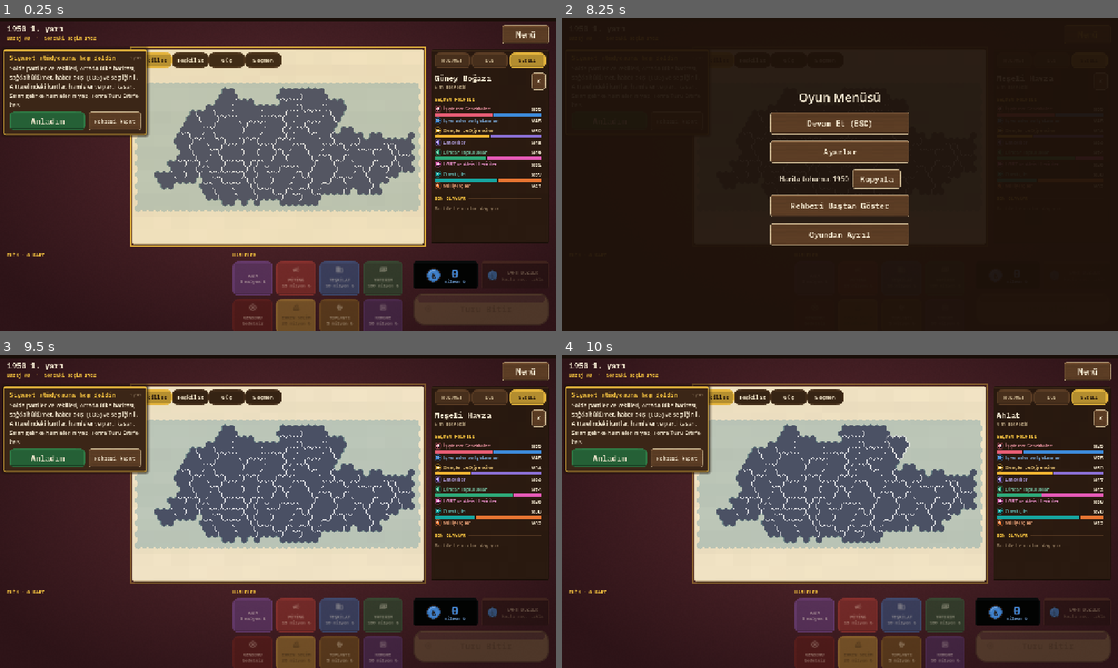
Above: before the commit, frames 1-4 (two rows, left to right).
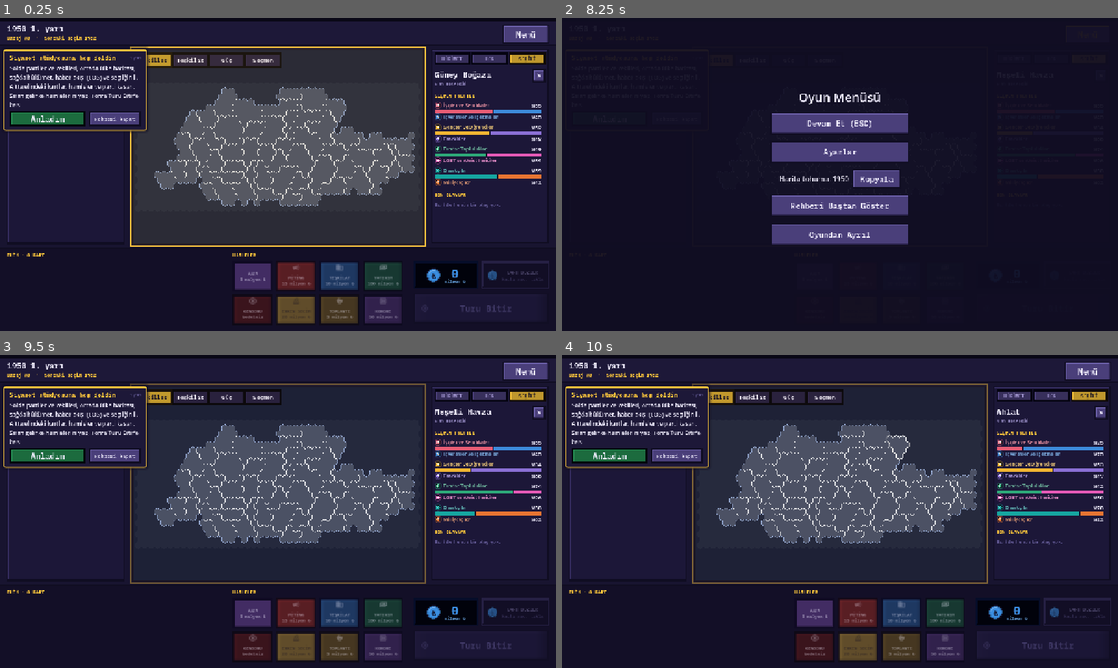
Above: after the commit, the same moments.

Repository: TriQue06/siyaset_oyunu_test_experimental
Game: Godot game, scene res://scenes/GameScreen.tscn
The game is run twice, just before and just after one commit, with the same random seed, the same clock (stepped at 60 frames per second) and the same inputs. This scene is started directly instead of the project's main scene. Sound files missing from this copy of the repository are replaced by a short silence.
Inputs (mouse positions are in pixels of both pictures, inside the frame that each line leads up to):
- Up to frame 1 (0.25 s): no input
- Up to frame 2 (8.25 s): tap Enter at 0.5 s; move the mouse to (962, 158) at 0.52 s; hold Right 0.53-1.25 s; click (962, 158) at 0.67 s; drag from (728, 190) to (812, 237) at 1.27 s; move the mouse to (895, 105) at 2.02 s; hold Right 2.03-2.75 s; click (895, 105) at 2.17 s; drag from (812, 237) to (673, 127) at 2.77 s; move the mouse to (1006, 221) at 3.52 s; hold Left 3.53-4.25 s; click (1006, 221) at 3.67 s; drag from (673, 127) to (756, 96) at 4.27 s; move the mouse to (867, 174) at 5.02 s; hold Left 5.03-5.75 s; click (867, 174) at 5.17 s; drag from (756, 96) to (728, 190) at 5.77 s; move the mouse to (962, 158) at 6.52 s; hold Right 6.53-7.25 s; click (962, 158) at 6.67 s; drag from (728, 190) to (812, 237) at 7.27 s; click "Menü" at 8 s
- Up to frame 3 (9.5 s): click "Devam Et (ESC)" at 8.75 s
- Up to frame 4 (10 s): move the mouse to (895, 442) at 9.52 s; hold Left from 9.53 s (still down); click (895, 442) at 9.67 s

The runs differ from the first frame. In frame 1, 82% of the frame differs, in the area x 0-100%, y 1-100%; in frame 2, 30%; in frame 3, 81%; in frame 4, 81%.

Commit message:
Sürüm 0.0.177: oyun masası teması geri alındı, haber stüdyosu tasarımına dönüldü (kod 0.0.175 ile aynı)
This reverts commit 27f38a9.

Co-Authored-By: Claude Opus 5.5 <noreply@anthropic.com>

Diff:
--- a/siyaset-oyunu/assets/ui/main_theme.tres
+++ b/siyaset-oyunu/assets/ui/main_theme.tres
@@ -17,10 +17,10 @@
 
 [sub_resource type="StyleBoxTexture" id="SB_normal"]
 texture = ExtResource("1")
-texture_margin_left = 10.0
-texture_margin_top = 10.0
-texture_margin_right = 10.0
-texture_margin_bottom = 10.0
+texture_margin_left = 5.0
+texture_margin_top = 5.0
+texture_margin_right = 5.0
+texture_margin_bottom = 5.0
 content_margin_left = 18.0
 content_margin_top = 10.0
 content_margin_right = 18.0
@@ -28,10 +28,10 @@
 
 [sub_resource type="StyleBoxTexture" id="SB_hover"]
 texture = ExtResource("2")
-texture_margin_left = 10.0
-texture_margin_top = 10.0
-texture_margin_right = 10.0
-texture_margin_bottom = 10.0
+texture_margin_left = 5.0
+texture_margin_top = 5.0
+texture_margin_right = 5.0
+texture_margin_bottom = 5.0
 content_margin_left = 18.0
 content_margin_top = 10.0
 content_margin_right = 18.0
@@ -39,10 +39,10 @@
 
 [sub_resource type="StyleBoxTexture" id="SB_pressed"]
 texture = ExtResource("3")
-texture_margin_left = 10.0
-texture_margin_top = 10.0
-texture_margin_right = 10.0
-texture_margin_bottom = 10.0
+texture_margin_left = 5.0
+texture_margin_top = 5.0
+texture_margin_right = 5.0
+texture_margin_bottom = 5.0
 content_margin_left = 18.0
 content_margin_top = 11.0
 content_margin_right = 18.0
@@ -50,10 +50,10 @@
 
 [sub_resource type="StyleBoxTexture" id="SB_disabled"]
 texture = ExtResource("4")
-texture_margin_left = 10.0
-texture_margin_top = 10.0
-texture_margin_right = 10.0
-texture_margin_bottom = 10.0
+texture_margin_left = 5.0
+texture_margin_top = 5.0
+texture_margin_right = 5.0
+texture_margin_bottom = 5.0
 content_margin_left = 18.0
 content_margin_top = 10.0
 content_margin_right = 18.0
@@ -61,10 +61,10 @@
 
 [sub_resource type="StyleBoxTexture" id="SB_panel"]
 texture = ExtResource("5")
-texture_margin_left = 10.0
-texture_margin_top = 10.0
-texture_margin_right = 10.0
-texture_margin_bottom = 10.0
+texture_margin_left = 5.0
+texture_margin_top = 5.0
+texture_margin_right = 5.0
+texture_margin_bottom = 5.0
 content_margin_left = 14.0
 content_margin_top = 14.0
 content_margin_right = 14.0
@@ -72,10 +72,10 @@
 
 [sub_resource type="StyleBoxTexture" id="SB_slot"]
 texture = ExtResource("6")
-texture_margin_left = 10.0
-texture_margin_top = 10.0
-texture_margin_right = 10.0
-texture_margin_bottom = 10.0
+texture_margin_left = 5.0
+texture_margin_top = 5.0
+texture_margin_right = 5.0
+texture_margin_bottom = 5.0
 content_margin_left = 12.0
 content_margin_top = 8.0
 content_margin_right = 12.0
@@ -83,22 +83,22 @@
 
 [sub_resource type="StyleBoxTexture" id="SB_rule"]
 texture = ExtResource("8")
-modulate_color = Color(0.353, 0.235, 0.141, 1)
+modulate_color = Color(0.29, 0.247, 0.478, 1)
 
 [sub_resource type="StyleBoxTexture" id="SB_bar"]
 texture = ExtResource("9")
-texture_margin_left = 6.0
-texture_margin_top = 6.0
-texture_margin_right = 6.0
-texture_margin_bottom = 6.0
+texture_margin_left = 2.0
+texture_margin_top = 2.0
+texture_margin_right = 2.0
+texture_margin_bottom = 2.0
 
 [sub_resource type="StyleBoxTexture" id="SB_grabber"]
 texture = ExtResource("8")
-modulate_color = Color(0.353, 0.235, 0.141, 1)
+modulate_color = Color(0.29, 0.247, 0.478, 1)
 
 [sub_resource type="StyleBoxTexture" id="SB_grabber_hl"]
 texture = ExtResource("8")
-modulate_color = Color(0.894, 0.706, 0.235, 1)
+modulate_color = Color(1, 0.788, 0.235, 1)
 
 [resource]
 default_font_size = 16
@@ -124,11 +124,11 @@
 VScrollBar/styles/grabber_highlight = SubResource("SB_grabber_hl")
 VScrollBar/styles/grabber_pressed = SubResource("SB_grabber_hl")
 
-Button/colors/font_color = Color(0.961, 0.918, 0.824, 1)
-Button/colors/font_hover_color = Color(0.894, 0.706, 0.235, 1)
-Button/colors/font_pressed_color = Color(0.894, 0.706, 0.235, 1)
-Button/colors/font_focus_color = Color(0.961, 0.918, 0.824, 1)
-Button/colors/font_disabled_color = Color(0.541, 0.451, 0.345, 1)
+Button/colors/font_color = Color(0.949, 0.937, 1, 1)
+Button/colors/font_hover_color = Color(1, 0.788, 0.235, 1)
+Button/colors/font_pressed_color = Color(1, 0.788, 0.235, 1)
+Button/colors/font_focus_color = Color(0.949, 0.937, 1, 1)
+Button/colors/font_disabled_color = Color(0.42, 0.384, 0.627, 1)
 Button/fonts/font = ExtResource("7")
 Button/font_sizes/font_size = 18
 Button/styles/disabled = SubResource("SB_disabled")
@@ -137,16 +137,16 @@
 Button/styles/normal = SubResource("SB_normal")
 Button/styles/pressed = SubResource("SB_pressed")
 
-Label/colors/font_color = Color(0.961, 0.918, 0.824, 1)
+Label/colors/font_color = Color(0.949, 0.937, 1, 1)
 Label/font_sizes/font_size = 16
 
 Panel/styles/panel = SubResource("SB_panel")
 PanelContainer/styles/panel = SubResource("SB_panel")
 
-LineEdit/colors/font_color = Color(0.961, 0.918, 0.824, 1)
-LineEdit/colors/font_placeholder_color = Color(0.541, 0.451, 0.345, 1)
-LineEdit/colors/caret_color = Color(0.894, 0.706, 0.235, 1)
-LineEdit/colors/selection_color = Color(0.353, 0.235, 0.141, 1)
+LineEdit/colors/font_color = Color(0.949, 0.937, 1, 1)
+LineEdit/colors/font_placeholder_color = Color(0.42, 0.384, 0.627, 1)
+LineEdit/colors/caret_color = Color(1, 0.788, 0.235, 1)
+LineEdit/colors/selection_color = Color(0.29, 0.247, 0.478, 1)
 LineEdit/fonts/font = ExtResource("7")
 LineEdit/font_sizes/font_size = 18
 LineEdit/styles/normal = SubResource("SB_slot")
--- a/siyaset-oyunu/project.godot
+++ b/siyaset-oyunu/project.godot
@@ -11,7 +11,7 @@
 [application]
 
 config/name="Siyaset Oyunu"
-config/version="0.0.176"
+config/version="0.0.177"
 run/main_scene="res://scenes/Lobby.tscn"
 config/quit_on_go_back=false
 config/features=PackedStringArray("4.7", "Forward Plus")
--- a/siyaset-oyunu/scenes/GameScreen.tscn
+++ b/siyaset-oyunu/scenes/GameScreen.tscn
@@ -38,7 +38,7 @@
 grow_horizontal = 2
 grow_vertical = 2
 mouse_filter = 2
-color = Color(0.227, 0.102, 0.122, 1)
+color = Color(0.094, 0.078, 0.188, 1)
 
 [node name="MapHolder" parent="." unique_id=1009808577 instance=ExtResource("3")]
 unique_name_in_owner = true
--- a/siyaset-oyunu/scenes/GovernmentFormation.tscn
+++ b/siyaset-oyunu/scenes/GovernmentFormation.tscn
@@ -38,7 +38,7 @@
 layout_mode = 2
 theme_override_font_sizes/font_size = 24
 theme_override_fonts/font = ExtResource("99")
-theme_override_colors/font_color = Color(0.894, 0.706, 0.235, 1)
+theme_override_colors/font_color = Color(1, 0.788, 0.235, 1)
 text = "Hükümet Kurma Görevi"
 
 [node name="InfoLabel" type="Label" parent="Margin/VBox"]
--- a/siyaset-oyunu/scenes/PartySetup.tscn
+++ b/siyaset-oyunu/scenes/PartySetup.tscn
@@ -23,7 +23,7 @@
 anchor_bottom = 1.0
 grow_horizontal = 2
 grow_vertical = 2
-color = Color(0.227, 0.102, 0.122, 1)
+color = Color(0.094, 0.078, 0.188, 1)
 
 [node name="TopBar" type="Control" parent="." unique_id=1133533483]
 layout_mode = 1
@@ -39,7 +39,7 @@
 anchor_bottom = 1.0
 grow_horizontal = 2
 grow_vertical = 2
-color = Color(0.165, 0.102, 0.063, 1)
+color = Color(0.11, 0.09, 0.22, 1)
 
 [node name="TitleLabel" type="Label" parent="TopBar" unique_id=1439790902]
 unique_name_in_owner = true
@@ -54,7 +54,7 @@
 grow_vertical = 2
 theme_override_font_sizes/font_size = 26
 theme_override_fonts/font = ExtResource("99")
-theme_override_colors/font_color = Color(0.894, 0.706, 0.235, 1)
+theme_override_colors/font_color = Color(1, 0.788, 0.235, 1)
 text = "PARTİNİ KUR"
 vertical_alignment = 1
 
@@ -145,7 +145,7 @@
 anchor_bottom = 1.0
 grow_horizontal = 2
 grow_vertical = 2
-color = Color(0.165, 0.102, 0.063, 1)
+color = Color(0.11, 0.09, 0.22, 1)
 
 [node name="Margin" type="MarginContainer" parent="RightPanel" unique_id=321717466]
 layout_mode = 1
--- a/siyaset-oyunu/scenes/RoomLobby.tscn
+++ b/siyaset-oyunu/scenes/RoomLobby.tscn
@@ -20,7 +20,7 @@
 anchor_bottom = 1.0
 grow_horizontal = 2
 grow_vertical = 2
-color = Color(0.227, 0.102, 0.122, 1)
+color = Color(0.094, 0.078, 0.188, 1)
 
 [node name="SettingsButton" type="Button" parent="." unique_id=991531772]
 unique_name_in_owner = true
@@ -134,7 +134,7 @@
 anchor_bottom = 1.0
 grow_horizontal = 2
 grow_vertical = 2
-color = Color(0.227, 0.102, 0.122, 1)
+color = Color(0.094, 0.078, 0.188, 1)
 
 [node name="Margin" type="MarginContainer" parent="SettingsSidePanel" unique_id=1097474865]
 layout_mode = 1
--- a/siyaset-oyunu/scenes/SettingsOverlay.tscn
+++ b/siyaset-oyunu/scenes/SettingsOverlay.tscn
@@ -42,7 +42,7 @@
 anchor_bottom = 1.0
 grow_horizontal = 2
 grow_vertical = 2
-color = Color(0.227, 0.102, 0.122, 1)
+color = Color(0.094, 0.078, 0.188, 1)
 
 [node name="CenterBox" type="VBoxContainer" parent="FullScreenPanel"]
 layout_mode = 1
--- a/siyaset-oyunu/scripts/economy_panel.gd
+++ b/siyaset-oyunu/scripts/economy_panel.gd
@@ -18,8 +18,8 @@
 
 signal tax_policy_requested
 
-const TILE_BG := Color("2E1D12")
-const TILE_BORDER := Color("6B4A2E")
+const TILE_BG := Color("15112b")
+const TILE_BORDER := Color("3f3775")
 const TAX_COLORS := [UiTheme.GREEN, UiTheme.GOLD, UiTheme.RED]
 const CAPTION_SIZE := 9
 const VALUE_SIZE := 14
@@ -538,7 +538,7 @@
 	button.size_flags_horizontal = Control.SIZE_EXPAND_FILL
 	for state in ["normal", "hover", "pressed", "disabled"]:
 		var style := StyleBoxFlat.new()
-		style.bg_color = Color(color, 0.16) if is_current else (Color("5A3C24") if state == "hover" and not is_current else TILE_BG)
+		style.bg_color = Color(color, 0.16) if is_current else (Color("2a2350") if state == "hover" and not is_current else TILE_BG)
 		style.border_color = color if is_current else (UiTheme.TEXT if is_selected else TILE_BORDER)
 		style.set_border_width_all(2 if is_current or is_selected else 1)
 		style.border_width_top = 4 if is_current or is_selected else 1
@@ -753,7 +753,7 @@
 	var card := PanelContainer.new()
 	card.mouse_filter = Control.MOUSE_FILTER_STOP
 	var style := StyleBoxFlat.new()
-	style.bg_color = Color("2E1D12")
+	style.bg_color = Color("15112b")
 	style.border_color = color
 	style.set_border_width_all(2)
 	style.border_width_left = 6
--- a/siyaset-oyunu/scripts/game_screen.gd
+++ b/siyaset-oyunu/scripts/game_screen.gd
@@ -524,8 +524,8 @@
 	_fit_hand_width(CardManager.my_inventory().size())
 	_place_desk_labels()
 
-const DESK_COLOR := Color("2A1A10")
-const STRIP_BG := Color("2A1A10")
+const DESK_COLOR := Color("130f27")
+const STRIP_BG := Color("130f27")
 var _desk_labels: Dictionary = {}
 var _date_chip: PanelContainer
 var _date_label: Label
@@ -613,7 +613,7 @@
 	if _strip_bg == null:
 		_strip_bg = Panel.new()
 		var strip_style := StyleBoxFlat.new()
-		strip_style.bg_color = Color("3B2617")
+		strip_style.bg_color = Color("1d1838")
 		strip_style.border_color = UiTheme.INK
 		strip_style.border_width_bottom = 2
 		_strip_bg.add_theme_stylebox_override("panel", strip_style)
@@ -674,40 +674,17 @@
 	_set_rect(panel, _r(R_ACTIONS))
 
 ## Harita alanının zemini (harita bunun ortasına oturur).
-## OYUN MASASI: ekranın zemini bordo keçe (assets/ui/board_felt.png), harita
-## masaya serilmiş krem bir KÂĞIT PAFTANIN üstünde (gölgeli).
-const BOARD_FELT := "res://assets/ui/board_felt.png"
-const BOARD_PAPER := "res://assets/ui/board_paper.png"
-var _felt_bg: TextureRect
-var _map_shadow: Panel
-
-func _ensure_felt() -> void:
-	if _felt_bg != null:
-		return
-	_felt_bg = TextureRect.new()
-	_felt_bg.texture = load(BOARD_FELT)
-	_felt_bg.expand_mode = TextureRect.EXPAND_IGNORE_SIZE
-	_felt_bg.stretch_mode = TextureRect.STRETCH_SCALE
-	_felt_bg.texture_filter = CanvasItem.TEXTURE_FILTER_LINEAR
-	_felt_bg.mouse_filter = Control.MOUSE_FILTER_IGNORE
-	_felt_bg.set_anchors_preset(Control.PRESET_FULL_RECT)
-	add_child(_felt_bg)
-	move_child(_felt_bg, 1)
-
 func _ensure_map_bg(rect: Rect2) -> void:
-	_ensure_felt()
 	if _map_bg == null:
-		_map_shadow = Panel.new()
-		_map_shadow.add_theme_stylebox_override("panel", UiSkin.color_box(Color(0, 0, 0, 0.35), UiSkin.PANEL))
-		_map_shadow.mouse_filter = Control.MOUSE_FILTER_IGNORE
-		add_child(_map_shadow)
-		move_child(_map_shadow, 2)
 		_map_bg = Panel.new()
-		_map_bg.add_theme_stylebox_override("panel", UiSkin.stylebox(BOARD_PAPER, 8))
+		var style := StyleBoxFlat.new()
+		style.bg_color = Color("141a36")
+		style.border_color = UiTheme.INK
+		style.set_border_width_all(2)
+		_map_bg.add_theme_stylebox_override("panel", style)
 		_map_bg.mouse_filter = Control.MOUSE_FILTER_IGNORE
 		add_child(_map_bg)
-		move_child(_map_bg, 3)
-	_set_rect(_map_shadow, Rect2(rect.position + Vector2(5, 7), rect.size))
+		move_child(_map_bg, 1)
 	_set_rect(_map_bg, rect)
 
 ## YAYIN BANDI: kırmızı CANLI rozeti, "SİYASET GÜNDEMİ" ve altında tarih /
@@ -760,7 +737,7 @@
 		add_child(_band_crisis)
 		_band_turn = PanelContainer.new()
 		var turn_style := StyleBoxFlat.new()
-		turn_style.bg_color = Color("5A3C24")
+		turn_style.bg_color = Color("2a2350")
 		turn_style.border_color = UiTheme.GOLD
 		turn_style.set_border_width_all(2)
 		turn_style.content_margin_left = 8
@@ -776,7 +753,7 @@
 		# SÜRE ŞERİDİ: ekranın en üstünde, sırası gelenin renginde, süre
 		# azaldıkça soldan sağa uzar (dolunca süre biter).
 		_timer_bar_bg = ColorRect.new()
-		_timer_bar_bg.color = Color("1A0F09")
+		_timer_bar_bg.color = Color("0a0816")
 		_timer_bar_bg.mouse_filter = Control.MOUSE_FILTER_IGNORE
 		_timer_bar_bg.z_index = 7
 		add_child(_timer_bar_bg)
@@ -825,14 +802,14 @@
 	style.content_margin_bottom = 0
 	if crisis != "":
 		var data := CardPresets.crisis_data(crisis)
-		style.bg_color = Color("5A1A14")
+		style.bg_color = Color("4a1020")
 		style.border_color = Color("ff3b4e")
 		_band_crisis_title.text = L.t("⚠ KRİZ · %s") % data["title"]
 		_band_crisis_title.add_theme_color_override("font_color", Color("ff8a94"))
 		_band_crisis_text.text = L.t("%s için yasa / toplantı ulusal destek getirir") % data["group_title"]
 	else:
 		var data := CardPresets.agenda_data(agenda)
-		style.bg_color = Color("5A3C24")
+		style.bg_color = Color("2a2350")
 		style.border_color = UiTheme.GOLD
 		_band_crisis_title.text = L.t("GÜNDEM · %s") % data["title"]
 		_band_crisis_title.add_theme_color_override("font_color", UiTheme.GOLD)
@@ -898,8 +875,8 @@
 	if _parl_bg == null:
 		_parl_bg = Panel.new()
 		var style := StyleBoxFlat.new()
-		style.bg_color = Color("2E1D12")
-		style.border_color = Color("6B4A2E")
+		style.bg_color = Color("15112b")
+		style.border_color = Color("3f3775")
 		style.set_border_width_all(1)
 		_parl_bg.add_theme_stylebox_override("panel", style)
 		_parl_bg.mouse_filter = Control.MOUSE_FILTER_STOP
@@ -1094,7 +1071,7 @@
 		var party: Dictionary = PartyManager.data_of(pid)
 		var row := PanelContainer.new()
 		var style := StyleBoxFlat.new()
-		style.bg_color = Color("5A3C24") if peer_id == me else Color("2E1D12")
+		style.bg_color = Color("2a2350") if peer_id == me else Color("15112b")
 		style.border_color = party.get("bg_color", Color.GRAY)
 		style.border_width_left = 4
 		style.content_margin_left = 6
@@ -1596,7 +1573,7 @@
 	card.mouse_filter = Control.MOUSE_FILTER_STOP
 	card.clip_contents = true
 	var style := StyleBoxFlat.new()
-	style.bg_color = Color("5A3C24") if is_turn else Color("3B2617")
+	style.bg_color = Color("2a2350") if is_turn else Color("1d1838")
 	style.border_color = color
 	style.border_width_left = 5
 	if is_turn:
@@ -1694,7 +1671,7 @@
 	bar.size_flags_horizontal = Control.SIZE_EXPAND_FILL
 	bar.mouse_filter = Control.MOUSE_FILTER_IGNORE
 	var bar_bg := ColorRect.new()
-	bar_bg.color = Color("1A0F09")
+	bar_bg.color = Color("0a0816")
 	bar_bg.set_anchors_preset(Control.PRESET_FULL_RECT)
 	bar_bg.mouse_filter = Control.MOUSE_FILTER_IGNORE
 	bar.add_child(bar_bg)
@@ -1833,29 +1810,10 @@
 	for i in hand.size():
 		hand_container.add_child(_build_hand_card(hand[i], i))
 	_fit_hand_width(hand.size())
-	_fan_hand()
 	_refresh_hand_interactivity()
 
 ## Kartlar ayrılan alana (sağ yarı) sığmıyorsa aralarındaki boşluk negatife
 ## çekilip üst üste bindirilir; sıra göstergesine ve meclis butonlarına taşmaz.
-## ELDEKİ KARTLAR YELPAZE: kart oyununda elde tutulur gibi uçlara doğru hafif
-## döner ve aşağı iner. Fareyle kalkan / seçilen kart düzleşir (okunur).
-const FAN_MAX_DEGREES := 3.5
-const FAN_MAX_DROP := 6.0
-
-func _fan_hand() -> void:
-	var n := _hand_holders.size()
-	for holder in _hand_holders:
-		if not is_instance_valid(holder):
-			continue
-		var i := int(holder.get_meta("hand_index", 0))
-		var t := 0.0 if n <= 1 else (float(i) - float(n - 1) * 0.5) / (float(n - 1) * 0.5)
-		holder.pivot_offset = Vector2(CARD_DISPLAY_SIZE.x * 0.5, CARD_DISPLAY_SIZE.y)
-		holder.set_meta("fan_rotation", deg_to_rad(t * FAN_MAX_DEGREES))
-		holder.set_meta("fan_drop", t * t * FAN_MAX_DROP)
-		holder.rotation = deg_to_rad(t * FAN_MAX_DEGREES)
-		holder.position.y = t * t * FAN_MAX_DROP
-
 func _fit_hand_width(count: int) -> void:
 	var separation := HAND_CARD_SEPARATION
 	# Masadaki el alanının genişliği (düğüm boyu bir kare sonra kesinleşir;
@@ -1890,10 +1848,7 @@
 			if absf(current - target) < 0.5:
 				current = target
 			holder.set_meta("lift_current", current)
-			# Yelpaze: kart kalktıkça düzleşir, yelpaze inişi kalkışa eklenir.
-			var lifted := clampf(current / CARD_LIFT, 0.0, 1.0) if not is_zero_approx(CARD_LIFT) else 0.0
-			holder.position.y = current + float(holder.get_meta("fan_drop", 0.0)) * (1.0 - lifted)
-			holder.rotation = float(holder.get_meta("fan_rotation", 0.0)) * (1.0 - lifted)
+			holder.position.y = current
 		i -= 1
 
 ## wrapper (HBox'un yonettigi sabit yer tutucu)
@@ -3462,23 +3417,7 @@
 	if _trash_panel != null:
 		_set_rect(_trash_panel, _r(R_TRASH))
 	pass_button.add_theme_font_size_override("font_size", 20)
-	_skin_pass_plaque()
 	_set_rect(pass_button, _r(R_PASS))
-
-## TURU BİTİR: masanın sağ altında pirinç plaka (kapsül), koyu yazı.
-func _skin_pass_plaque() -> void:
-	if pass_button.has_meta("plaque"):
-		return
-	pass_button.set_meta("plaque", true)
-	for state in ["normal", "hover", "pressed", "focus", "disabled"]:
-		var suffix: String = {"normal": "", "hover": "_hover", "focus": "_hover", "pressed": "_pressed", "disabled": "_disabled"}[state]
-		var box := UiSkin.stylebox("res://assets/ui/board_plaque%s.png" % suffix, 24)
-		box.texture_margin_left = 26
-		box.texture_margin_right = 26
-		pass_button.add_theme_stylebox_override(state, box)
-	for key in ["font_color", "font_hover_color", "font_pressed_color", "font_focus_color"]:
-		pass_button.add_theme_color_override(key, UiTheme.TEXT_ON_GOLD)
-	pass_button.add_theme_color_override("font_disabled_color", Color(UiTheme.TEXT_ON_GOLD, 0.6))
 
 ## Seçili kart bozdurulur (sıra sendeyse).
 func _on_trash_input(event: InputEvent) -> void:
@@ -4538,7 +4477,7 @@
 					pill.bg_color = color.darkened(0.1)
 					pill.border_color = color.lightened(0.25)
 				else:
-					pill.bg_color = Color("#3B2617") if state != "hover" else Color("#5A3C24")
+					pill.bg_color = Color("#222a38") if state != "hover" else Color("#2c3648")
 					pill.border_color = Color(color, 0.0 if state != "hover" else 0.6)
 				pill.set_border_width_all(1)
 				(pick as Button).add_theme_stylebox_override(state, pill)
--- a/siyaset-oyunu/scripts/province_map.gd
+++ b/siyaset-oyunu/scripts/province_map.gd
@@ -18,14 +18,13 @@
 ## 1 = altıgenler arası boşluk yok: sadece il sınırları görünür.
 const CELL_INSET := 1.0
 const LAND_COLOR := Color(0.27, 0.30, 0.40)
-## Masa teması: kâğıt paftaya basılmış soluk mavi-yeşil deniz.
-const SEA_COLOR := Color(0.55, 0.68, 0.70, 0.55)
+const SEA_COLOR := Color(0.14, 0.17, 0.27, 0.55)
 const REGION_BORDER_COLOR := Color(0.94, 0.95, 0.98, 0.9)
 ## Açık zeminli katmanlarda (ör. teşkilat: seviye 0 = neredeyse beyaz) beyaz
 ## sınır kaybolur; o zaman koyu sınır kullanılır (bkz. set_dark_borders).
 const REGION_BORDER_DARK := Color(0.10, 0.11, 0.18, 0.95)
 const REGION_BORDER_WIDTH := 1.7
-const COAST_COLOR := Color(0.36, 0.48, 0.52, 0.8)
+const COAST_COLOR := Color(0.62, 0.72, 0.92, 0.8)
 const COAST_WIDTH := 1.4
 const HOVER_COLOR := Color(1, 1, 1, 0.85)
 
--- a/siyaset-oyunu/scripts/tutorial_guide.gd
+++ b/siyaset-oyunu/scripts/tutorial_guide.gd
@@ -76,7 +76,7 @@
 	_panel.mouse_filter = Control.MOUSE_FILTER_STOP
 	_panel.custom_minimum_size = Vector2(PANEL_WIDTH, 0)
 	var style := StyleBoxFlat.new()
-	style.bg_color = Color("3B2617")
+	style.bg_color = Color("1d1838")
 	style.border_color = UiTheme.GOLD
 	style.set_border_width_all(2)
 	style.border_width_top = 4
--- a/siyaset-oyunu/scripts/ui_skin.gd
+++ b/siyaset-oyunu/scripts/ui_skin.gd
@@ -24,9 +24,9 @@
 ## Sadece çerçeve (içi saydam): seçili/hedef vurgusu.
 const TARGET := "res://assets/ui/target_highlight.png"
 
-## 9-slice kenar payı: masa dokuları 32x32, yuvarlak köşeli (yarıçap 7-12);
-## 10px pay köşeleri bozmadan her boyuta esnetir.
-const SLICE_MARGIN := 10
+## 9-slice kenar payı: placeholder'lar 16x16 ve 1px çerçeveli üretiliyor,
+## 5px pay köşeleri bozmadan her boyuta esnetir.
+const SLICE_MARGIN := 5
 
 static func _texture(path: String) -> Texture2D:
 	return load(path) as Texture2D
--- a/siyaset-oyunu/scripts/ui_theme.gd
+++ b/siyaset-oyunu/scripts/ui_theme.gd
@@ -1,45 +1,44 @@
 class_name UiTheme
 extends RefCounted
-## ARAYÜZÜN TEK KAYNAĞI (0.0.176: OYUN MASASI teması; eski "haber stüdyosu"
-## paleti git dalı tema-haber-studyosu'nda).
+## ARAYÜZÜN TEK KAYNAĞI (Konsept C — Piksel).
 ##
 ## Renk, yazı boyutu, boşluk, kenar kalınlığı: hepsi burada. Hiçbir ekran kendi
 ## rengini ya da punto değerini uydurmaz; hepsi buradan okur. Tarzı değiştirmek
 ## için TEK dosya düzenlenir.
 ##
 ## Dokular (panel/buton zeminleri) assets/ui/ altındaki PNG'lerdir ve
-## tools/make_board_art.py ile üretilir — oradaki palet buradakiyle aynıdır.
+## tools/make_ui_art.py ile üretilir — oradaki palet buradakiyle aynıdır.
 ##
-## TARZ: bordo keçe masa, ceviz ahşap paneller, krem kâğıt, pirinç vurgu,
-## yuvarlak köşeler, monospace başlık ve rakamlar.
+## TARZ: koyu mor-lacivert zemin, kalın koyu dış çizgi, pah (bevel) kenarlar,
+## sert gölge, altın vurgu, monospace başlık ve rakamlar.
 
 # --- RENKLER ---------------------------------------------------------------
 ## Ekran zemini (haritanın ve panellerin arkası).
-const BG := Color("3A1A1F")
+const BG := Color("181430")
 ## Sert gölge / dış çizgi.
-const INK := Color("1E120A")
+const INK := Color("100D22")
 ## Panel dolgusu ve pah renkleri.
-const PANEL := Color("3B2617")
-const PANEL_LIGHT := Color("5A3C24")
-const PANEL_DARK := Color("2A1A10")
+const PANEL := Color("2B2352")
+const PANEL_LIGHT := Color("4A3F7A")
+const PANEL_DARK := Color("1C1738")
 ## Oyuk (kart yuvası, ilerleme çubuğu zemini).
-const SLOT := Color("1A0F09")
+const SLOT := Color("100D22")
 
 ## Yazı.
-const TEXT := Color("F5EAD2")
-const TEXT_MUTED := Color("C9B48F")
-const TEXT_DIM := Color("8A7358")
-const TEXT_ON_GOLD := Color("2A1A10")
+const TEXT := Color("F2EFFF")
+const TEXT_MUTED := Color("A79BD6")
+const TEXT_DIM := Color("6B62A0")
+const TEXT_ON_GOLD := Color("100D22")
 
 ## Vurgular.
-const GOLD := Color("E4B43C")
-const GOLD_DIM := Color("9A7420")
-const GREEN := Color("7BC86A")
-const GREEN_DARK := Color("2F7A45")
-const RED := Color("D9473A")
-const RED_DARK := Color("7E231A")
-const BLUE := Color("3F7FC8")
-const PURPLE := Color("8E5BBF")
+const GOLD := Color("FFC93C")
+const GOLD_DIM := Color("B08A22")
+const GREEN := Color("4BE08A")
+const GREEN_DARK := Color("258F53")
+const RED := Color("E8402A")
+const RED_DARK := Color("8E2215")
+const BLUE := Color("3A8DE0")
+const PURPLE := Color("A56BE8")
 
 ## Anlam renkleri (puan, oy, uyarı).
 const POSITIVE := GREEN
@@ -50,7 +49,7 @@
 ## Dokulardaki dış çizgi kalınlığı (make_ui_art.py ile aynı).
 const BORDER := 3
 ## 9-slice kenar payı: 16x16 dokuda kenarların esnemeden kalacağı pay.
-const SLICE := 10
+const SLICE := 5
 ## Sert gölge kayması (panellerin altına/sağına).
 const SHADOW := 6
 
Binary file removed: siyaset-oyunu/assets/ui/board_bell.png
Not shown, removed: siyaset-oyunu/assets/ui/board_bell.png.import
Binary file removed: siyaset-oyunu/assets/ui/board_bell_disabled.png
Not shown, removed: siyaset-oyunu/assets/ui/board_bell_disabled.png.import
Binary file removed: siyaset-oyunu/assets/ui/board_bell_hover.png
Not shown, removed: siyaset-oyunu/assets/ui/board_bell_hover.png.import
Binary file removed: siyaset-oyunu/assets/ui/board_bell_pressed.png
Not shown, removed: siyaset-oyunu/assets/ui/board_bell_pressed.png.import
Binary file removed: siyaset-oyunu/assets/ui/board_felt.png
Not shown, removed: siyaset-oyunu/assets/ui/board_felt.png.import
Binary file removed: siyaset-oyunu/assets/ui/board_paper.png
Not shown, removed: siyaset-oyunu/assets/ui/board_paper.png.import
(and 27 more such lines)
